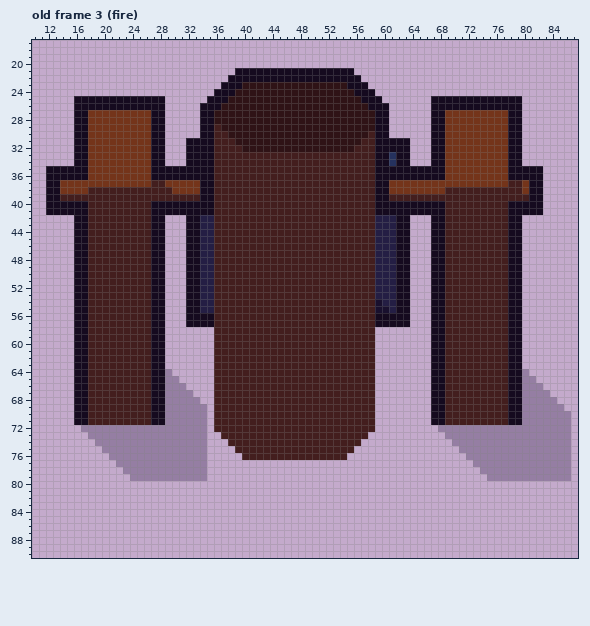
Two states of a pixel-art file, res/img/catapult.aseprite. The picture above was drawn from the file before the commit.
96x96 pixels, 7 frames. Shown: old frame 3 (fire): x 10..87, y 17..90. The commit also changed other frames, which this record leaves out.
New version:
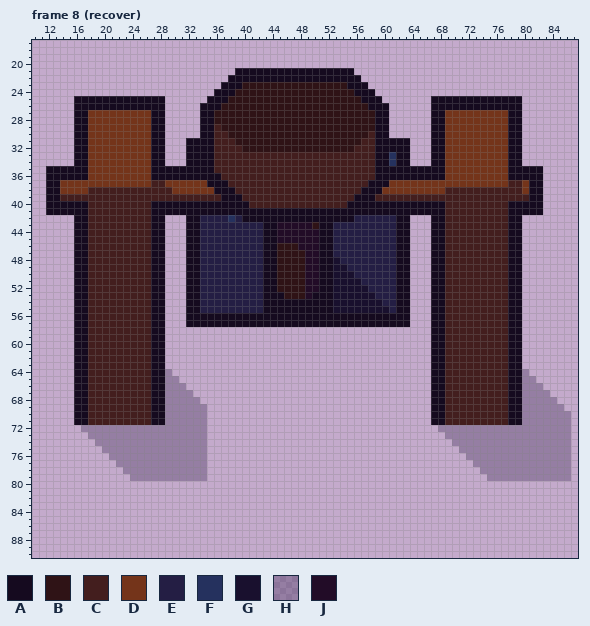
Palette (. is transparent): A #150a1f  B #2f1316  C #431e1e  D #74341a  E #241e44  F #25315e  G #19102e  H #2919454e  J #220c27
A new or re-ordered frame is compared with the old frame closest to it.
The exact change:
frames 7 -> 9
Frame 8 (recover) is new; against old frame 3 (fire), layer "Layer 3":
y 36: x 36 C -> A
y 37: x 34 A -> D; x 36..37 CC -> AA; x 58 C -> A
y 38: x 34..38 AACCC -> DDAAA; x 57..58 CC -> AA; x 60 A -> D
y 39: x 34..35 AA -> CC; x 37..39 CCC -> AAA; x 56..60 CCCAA -> AAACC
y 40: x 36..40 CCCCC -> AAAAA; x 55..58 CCCC -> AAAA
y 41: x 36..58 CCCCCCCCCCCCCCCCCCCCCCC -> AAAAAAAAAAAAAAAAAAAAAAA
y 42: x 36..58 CCCCCCCCCCCCCCCCCCCCCCC -> EEFEAAAAAAAAAAAAAAAAEEE
y 43: x 36..58 CCCCCCCCCCCCCCCCCCCCCCC -> EEEEEEEAAJJJJJBAAEEEEEE
y 44..45: x 36..58 CCCCCCCCCCCCCCCCCCCCCCC -> EEEEEEEAAJJJJJJAAEEEEEE
y 46: x 36..58 CCCCCCCCCCCCCCCCCCCCCCC -> EEEEEEEAABBBJJJAAEEEEEE
y 47: x 36..58 CCCCCCCCCCCCCCCCCCCCCCC -> EEEEEEEAABBBBJJAAEEEEEE
y 48: x 36..58 CCCCCCCCCCCCCCCCCCCCCCC -> EEEEEEEAABBBBJJAAGEEEEE
y 49: x 36..58 CCCCCCCCCCCCCCCCCCCCCCC -> EEEEEEEAABBBBJJAAGGEEEE
y 50: x 36..58 CCCCCCCCCCCCCCCCCCCCCCC -> EEEEEEEAABBBBJJAAGGGEEE
y 51: x 36..58 CCCCCCCCCCCCCCCCCCCCCCC -> EEEEEEEAABBBBJJAAGGGGEE
y 52: x 36..58 CCCCCCCCCCCCCCCCCCCCCCC -> EEEEEEEAABBBBJJAAGGGGGE
y 53: x 36..58 CCCCCCCCCCCCCCCCCCCCCCC -> EEEEEEEAAABBBJAAAGGGGGG
y 54..55: x 36..58 CCCCCCCCCCCCCCCCCCCCCCC -> EEEEEEEAAAAAAAAAAGGGGGG
y 56..57: x 36..58 CCCCCCCCCCCCCCCCCCCCCCC -> AAAAAAAAAAAAAAAAAAAAAAA
y 58..72: x 36..58 CCCCCCCCCCCCCCCCCCCCCCC -> .......................
y 73: x 37..57 CCCCCCCCCCCCCCCCCCCCC -> .....................
y 74: x 38..56 CCCCCCCCCCCCCCCCCCC -> ...................
y 75: x 39..55 CCCCCCCCCCCCCCCCC -> .................
y 76: x 40..54 CCCCCCCCCCCCCCC -> ...............
Boxes around the changes in both pictures, in picture pixels (x1, y1, x2, y2):
changed: (200, 173, 389, 460)
